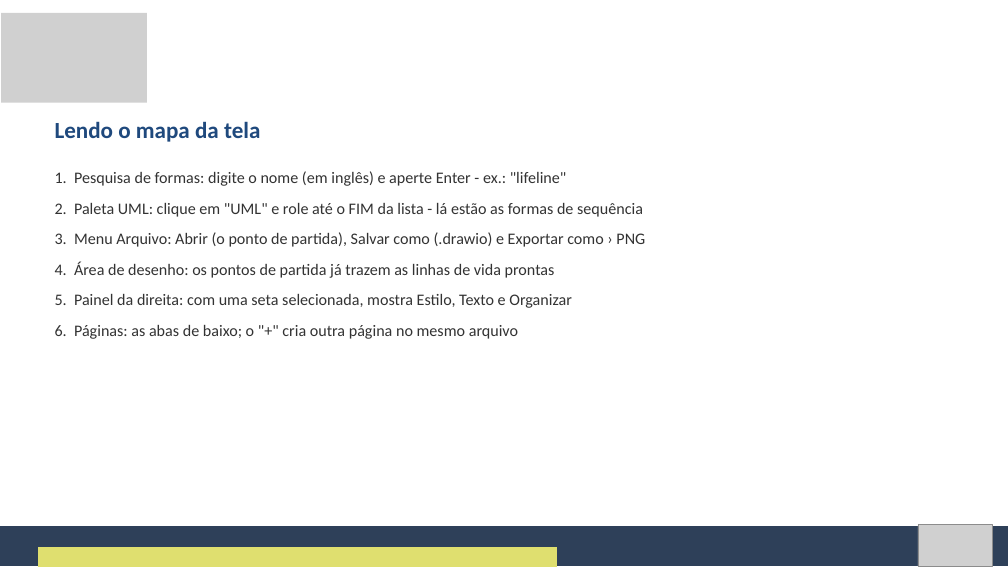
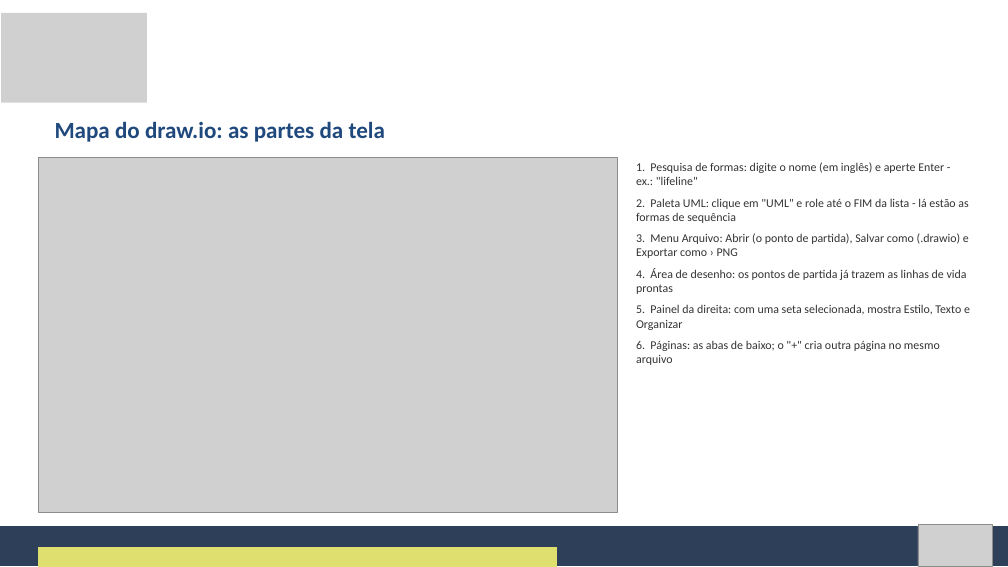
Before and after one commit to Natan20/Curso-Modelagem-De-Sistemas-Material, a slide deck: slide 57 of Aula 08 - 09-10-2026/Aula 8 - Slides.pptx (slide 58 before the commit). Drawn at 1008x567 pixels with LibreOffice and Linux fonts; fonts in the diff are those of the drawing; grey boxes stand for pictures. Boxes give left, top, right and bottom in pixels: in the first picture for what was removed or moved away, otherwise in the second. Text is boxed around its words. In the diff, an @@ line names an element or a change of style, - is before the commit and + after.

Commit message:
Aula 8: atividade guiada direto nos passos, sem slides de história
Remove os slides da história, 'quem é quem', 'primeiro no quadro',
'lendo o mapa da tela' e 'conferindo com dois clientes' (122 -> 117 slides);
troca 'Maria' por 'o cliente'. Apostila (docx/pdf) acompanha.

```diff
--- a/Aula 08 - 09-10-2026/Aula 8 - Slides.pptx
+++ b/Aula 08 - 09-10-2026/Aula 8 - Slides.pptx
@@ text at <box>55,121,385,142</box>: text changed @@
-Lendo o mapa da tela
+Mapa do draw.io: as partes da tela
@@ picture added at <box>39,157,617,513</box> @@
@@ text "1. Pesquisa de formas: digite ...": place and size @@
-text "1. Pesquisa de formas: digite ..." at <box>55,171,645,339</box>
+text "1. Pesquisa de formas: digite ..." at <box>636,162,970,365</box>
@@ text "1. Pesquisa de formas: digite ..." at <box>636,162,970,365</box>: size 23 to 17 pt; less space between paragraphs @@
```
Also in this commit, not shown: 6 other slides changed, 5 slides removed, 2 other files.
